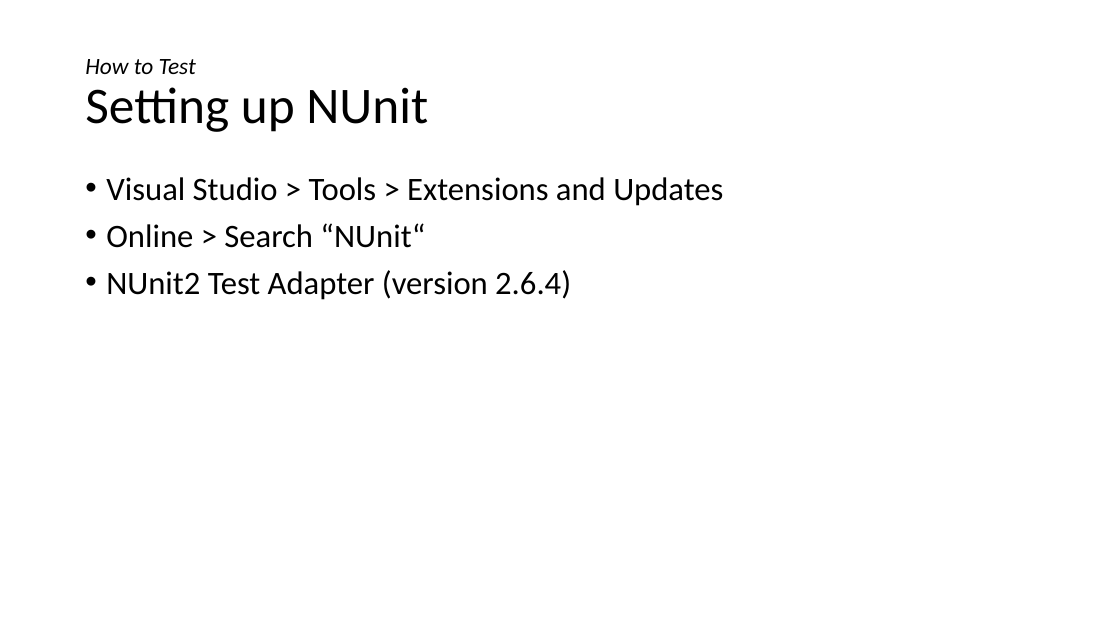
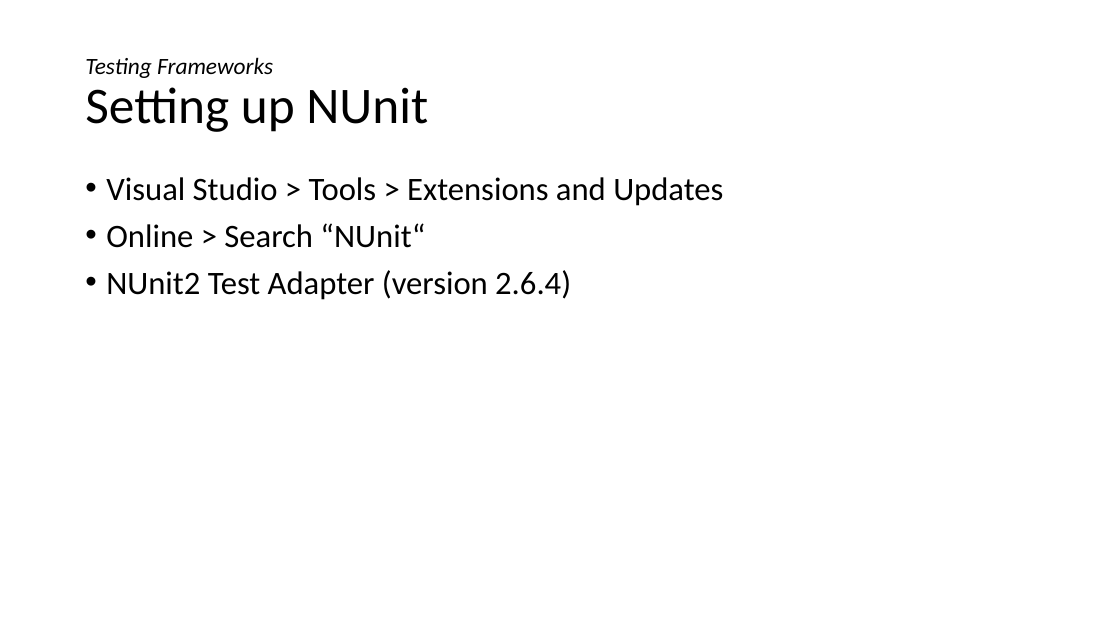
Before and after one commit to dnllowe/testing-presentation, a slide deck: slide 23 of testing-presentation.pptx (slide 19 before the commit). Drawn at 1120x630 pixels with LibreOffice and Linux fonts; fonts in the diff are those of the drawing. Boxes give left, top, right and bottom in pixels: in the first picture for what was removed or moved away, otherwise in the second. Text is boxed around its words. In the diff, an @@ line names an element or a change of style, - is before the commit and + after.

```diff
--- a/testing-presentation.pptx
+++ b/testing-presentation.pptx
@@ title at [85,57,428,132]: text changed; size 44 to 20 pt; italic on @@
-How to Test
-Setting up NUnit
+Testing Frameworks
+Setting up NUnit
```
Also in this commit, not shown: 6 other slides changed, 8 slides added, 6 other files.
